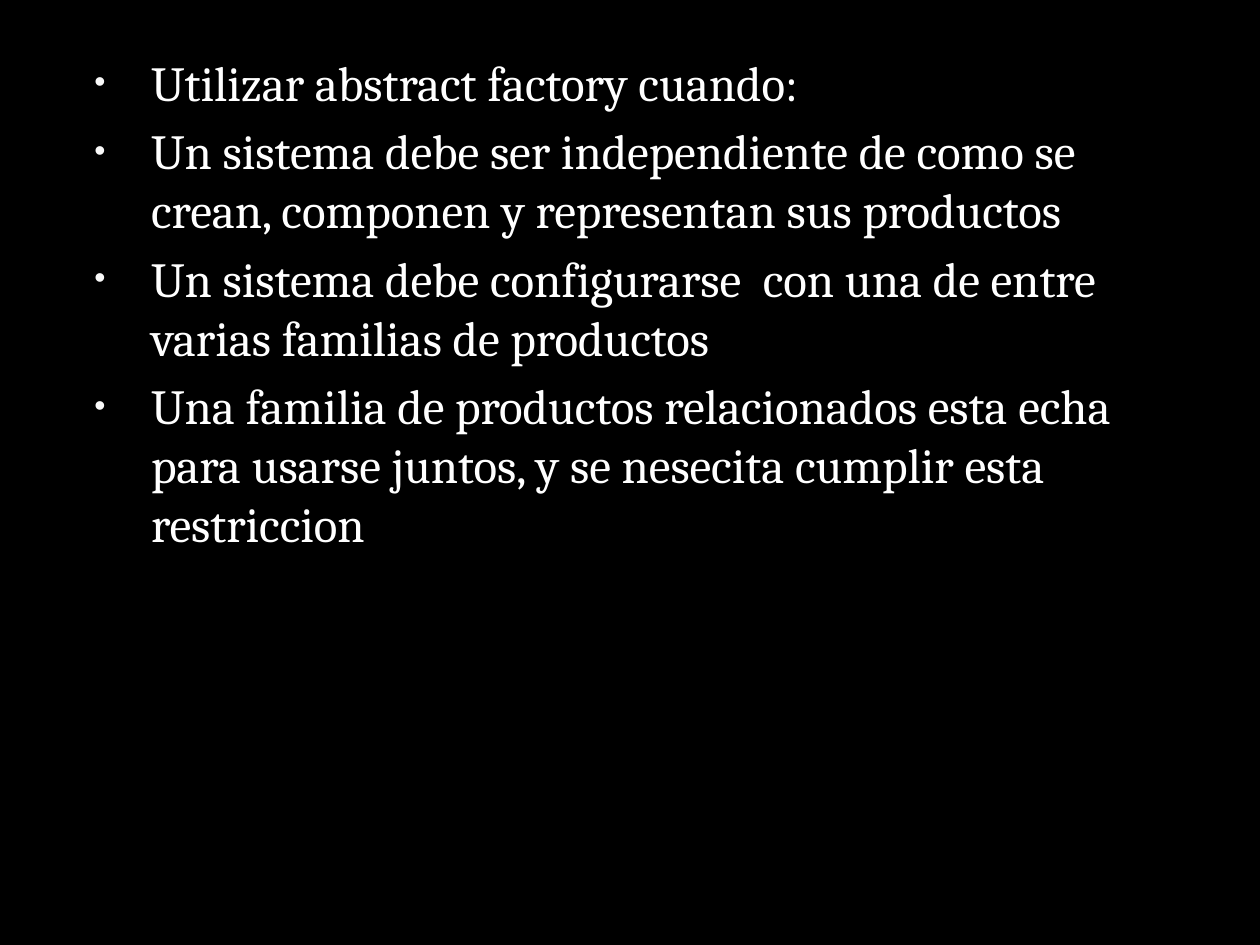
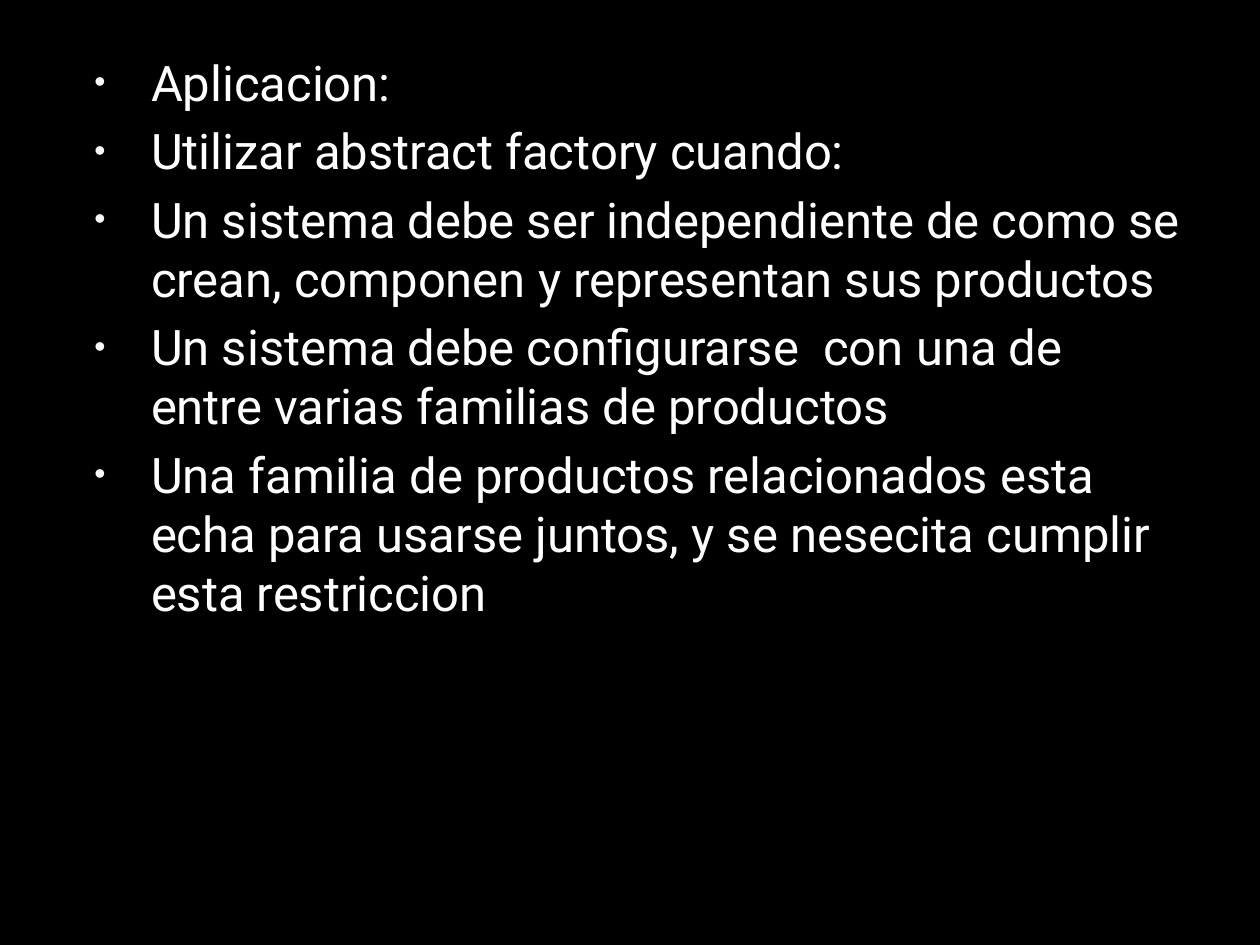
Before and after one commit to AnhellO/DAS_Sistemas, a slide deck: slide 3 of Ago-Dic-2017/Luis Estrada/Practica 2/ABSTRACT FACTORY.pptx. Drawn at 1260x945 pixels with LibreOffice and Linux fonts; fonts in the diff are those of the drawing; background and template pictures are left out. Boxes give left, top, right and bottom in pixels: in the first picture for what was removed or moved away, otherwise in the second. Text is boxed around its words. In the diff, an @@ line names an element or a change of style, - is before the commit and + after.

```diff
--- a/Ago-Dic-2017/Luis Estrada/Practica 2/ABSTRACT FACTORY.pptx
+++ b/Ago-Dic-2017/Luis Estrada/Practica 2/ABSTRACT FACTORY.pptx
@@ text at (151, 64, 391, 111): paragraph added @@
+• Aplicacion:
@@ text at (151, 131, 1179, 612): font Cambria to Roboto @@
```
Also in this commit, not shown: 8 other slides changed, 1 slide added, 2 slides removed, 1 other file.
